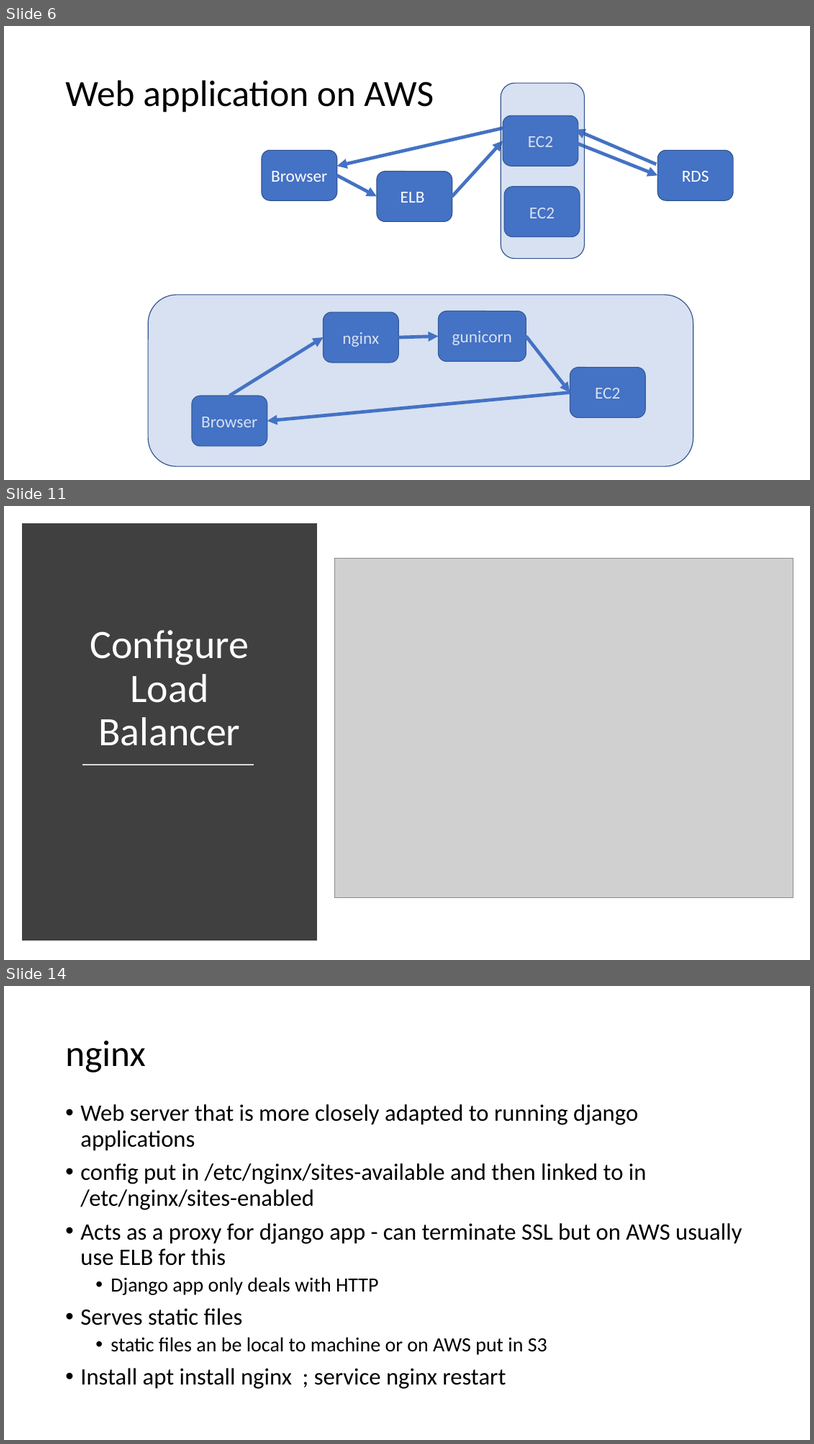
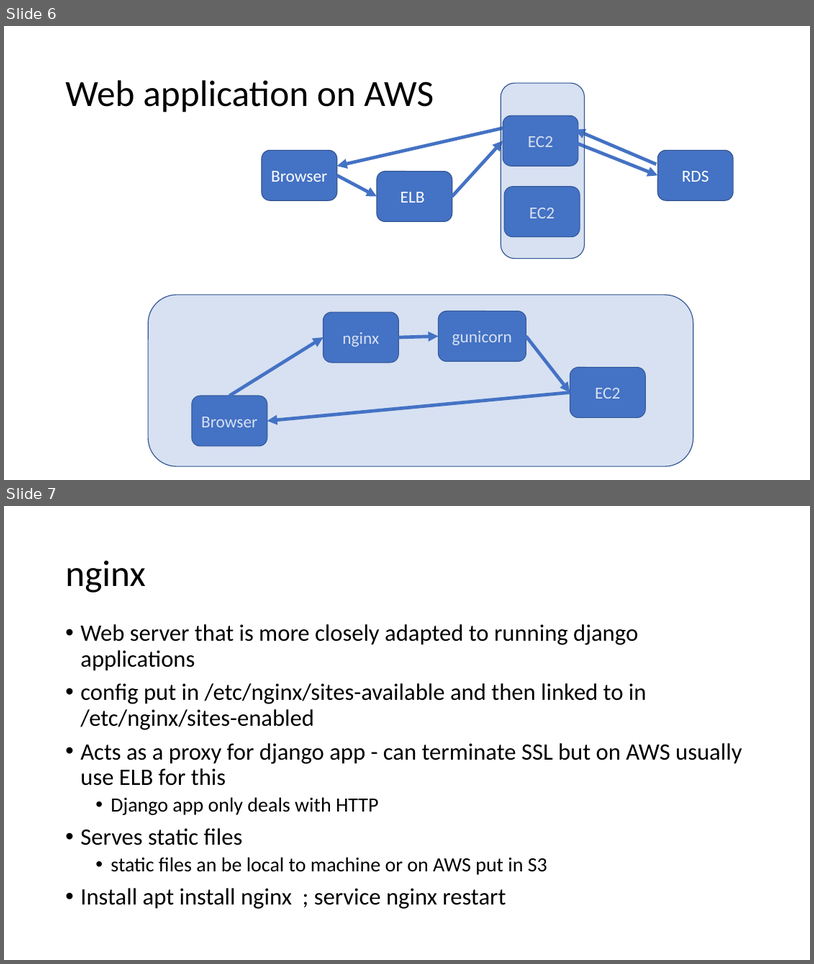
Before and after one commit to uwacsp/cits5503, a slide deck: Lectures/CITS5503WebArchitecture.pptx. Shown one above the other, each under a label of ours: slides 6, 11 and 14 before the commit, slides 6 and 7 after it; the slides between them are not shown. The pictures are 814x1444 and 814x964 pixels, drawn with LibreOffice and Linux fonts; fonts in the diff are those of the drawing; grey boxes stand for pictures. Boxes give left, top, right and bottom in pixels: in the first picture for what was removed or moved away, otherwise in the second. Text is boxed around its words. In the diff, an @@ line names an element or a change of style, - is before the commit and + after.

```diff
--- a/Lectures/CITS5503WebArchitecture.pptx
+++ b/Lectures/CITS5503WebArchitecture.pptx
@@ slide 11 removed at (x1=4, y1=506, x2=810, y2=960), background #FFFFFF @@
@@ rectangle removed at (x1=26, y1=527, x2=313, y2=936) @@
@@ picture removed at (x1=335, y1=558, x2=794, y2=898) @@
@@ title removed at (x1=90, y1=630, x2=249, y2=746) @@
-Configure Load Balancer
@@ line removed from (82, 765) to (254, 765) @@
@@ what was slide 14 is now slide 7 @@
```
Also in this commit, not shown: 6 other slides removed.
